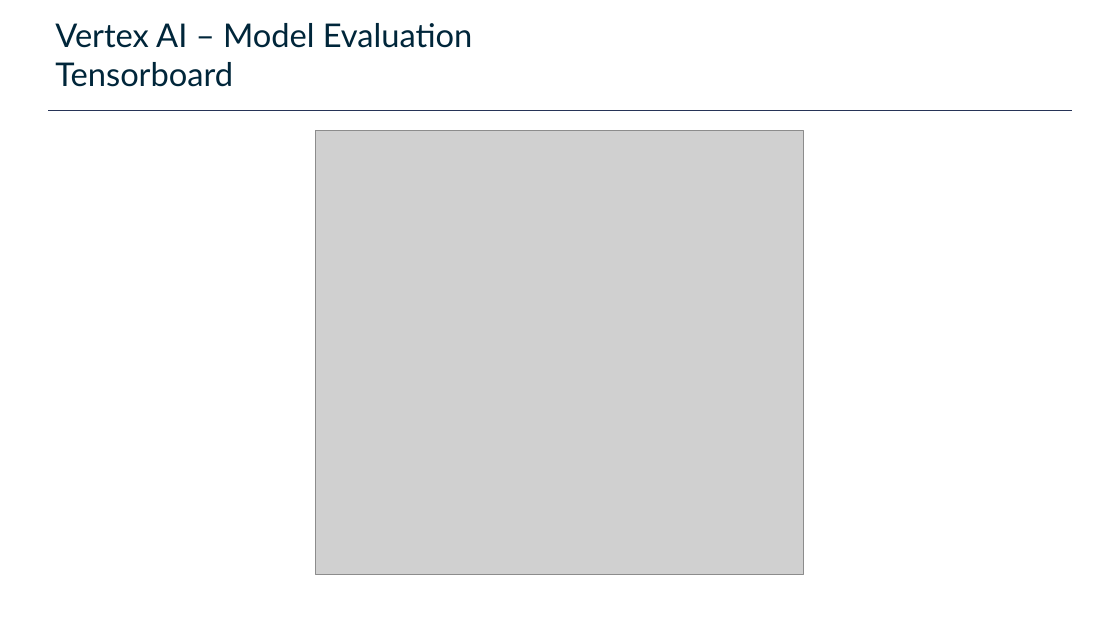
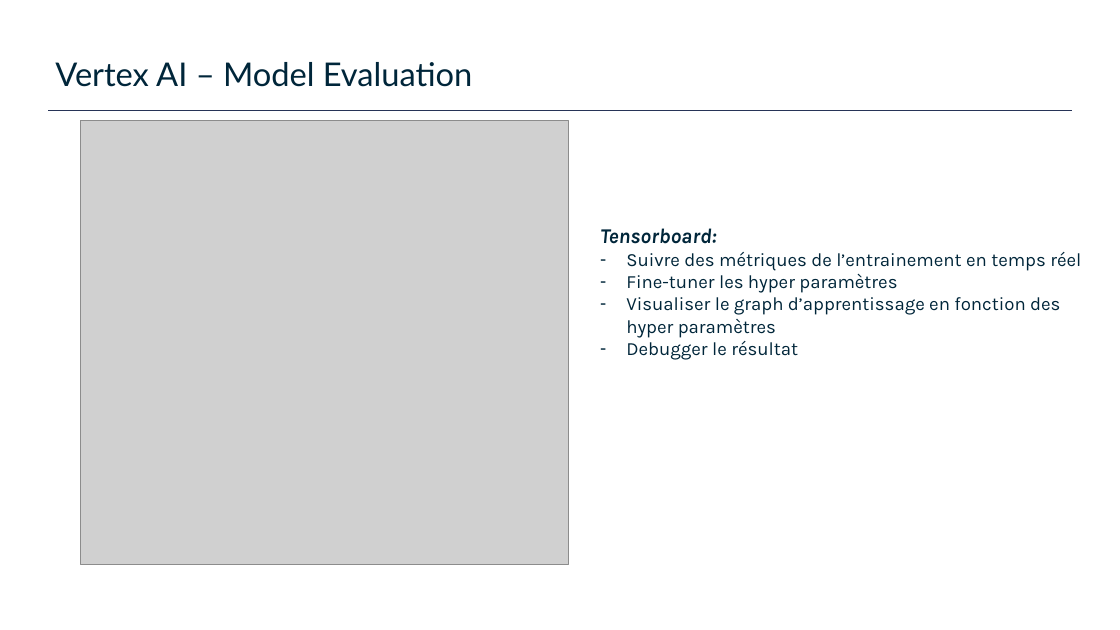
Before and after one commit to plperez626/MLOps-Introductory-Course-on-GCP, a slide deck: slide 10 of slides/2_flowml-on-gcp/gcp_mlops_vertexai_supaero.pptx (slide 8 before the commit). Drawn at 1120x630 pixels with LibreOffice and Linux fonts; fonts in the diff are those of the drawing; grey boxes stand for pictures; background and template pictures are left out. Boxes give left, top, right and bottom in pixels: in the first picture for what was removed or moved away, otherwise in the second. Text is boxed around its words. In the diff, an @@ line names an element or a change of style, - is before the commit and + after.

```diff
--- a/slides/2_flowml-on-gcp/gcp_mlops_vertexai_supaero.pptx
+++ b/slides/2_flowml-on-gcp/gcp_mlops_vertexai_supaero.pptx
@@ title at (55, 62, 473, 87): text changed @@
-Vertex AI – Model Evaluation
-Tensorboard
+Vertex AI – Model Evaluation
@@ picture: place and size @@
-picture at (315, 131, 803, 575)
+picture at (81, 121, 569, 565)
@@ text added at (600, 228, 1081, 360), 16 pt, text #00263A @@
+Tensorboard:
+– Suivre des métriques de l’entrainement en temps réel
+– Fine-tuner les hyper paramètres
+– Visualiser le graph d’apprentissage en fonction des hyper paramètres
+– Debugger le résultat
```
Also in this commit, not shown: 11 other slides changed, 2 slides added.
